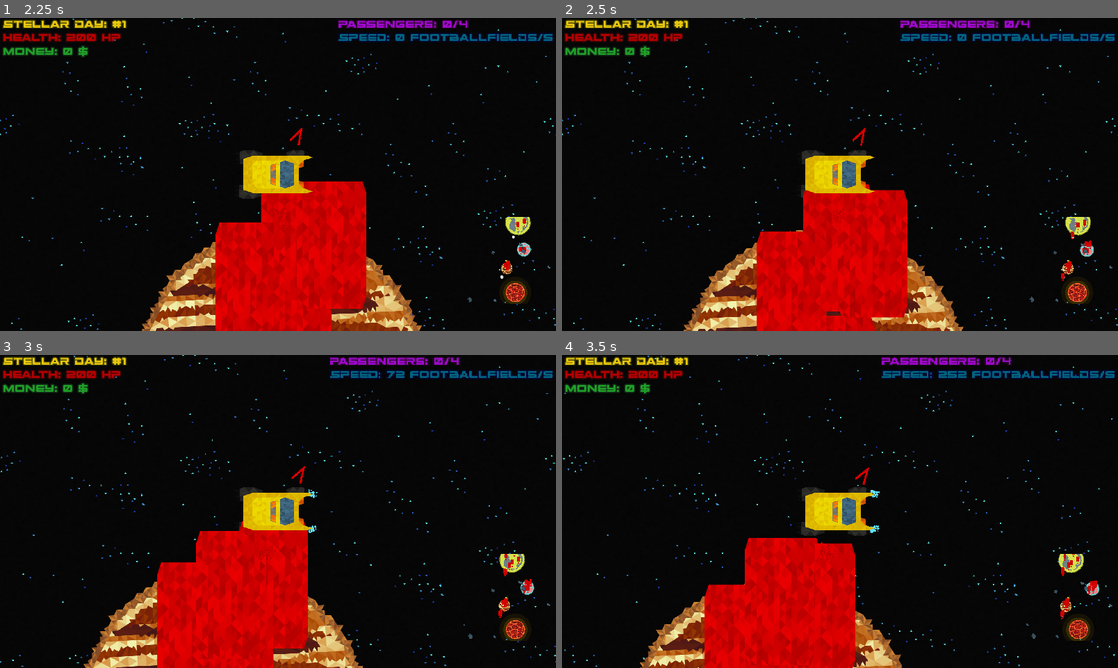
Above: before the commit, frames 1-4 (two rows, left to right).
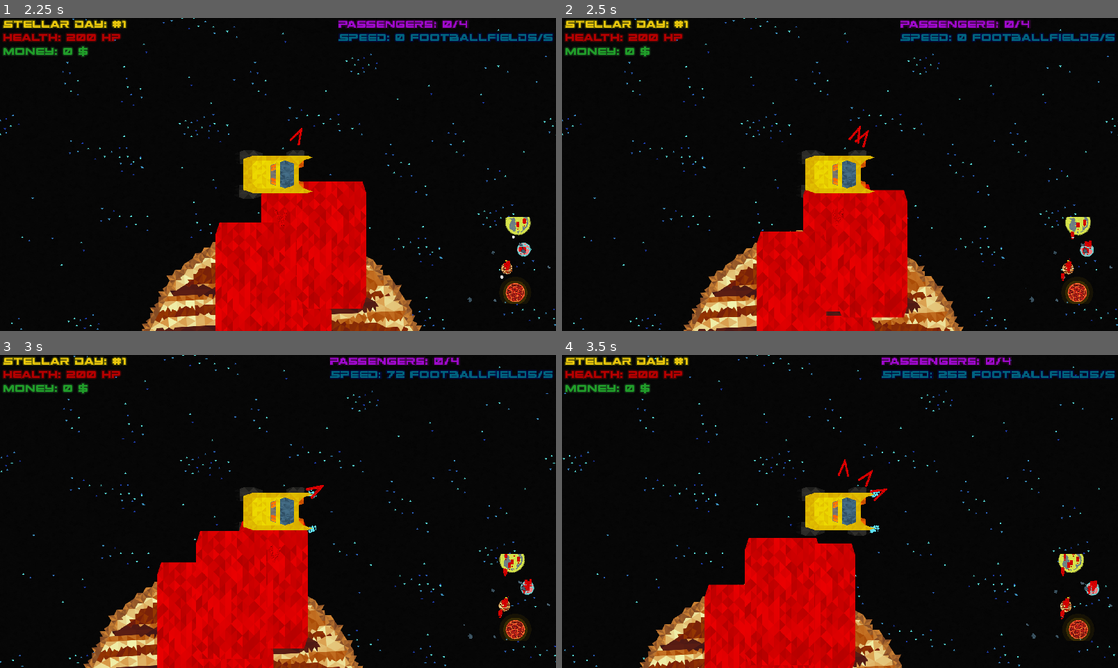
Above: after the commit, the same moments.

Repository: game-jam-team-gut/void-taxi
Game: Godot game, scene res://MainMenu.tscn
The game is run twice, just before and just after one commit, with the same random seed, the same clock (stepped at 60 frames per second) and the same inputs.
Inputs:
- Up to frame 1 (2.25 s): click "Play" at 0.5 s; click "Play" at 1.25 s; hold Right (ui_right) from 2.03 s (still down); hold P from 2.03 s (still down)
- Up to frame 2 (2.5 s): keep holding Right (ui_right); keep holding P
- Up to frame 3 (3 s): release Right (ui_right) at 2.78 s; release P at 2.78 s; hold Down (ui_down) from 2.78 s (still down); tap P at 2.85 s
- Up to frame 4 (3.5 s): keep holding Down (ui_down)

Frame 1 is identical in both runs. In frame 2, 0.1% of the frame differs, in the area x 49-92%, y 34-78%; in frame 3, 0.1%; in frame 4, 0.2%, in the area x 46-92%, y 33-78%.

Commit message:
Add signal from timer to arrow manager

Diff:
--- a/Void/Taxi.tscn
+++ b/Void/Taxi.tscn
@@ -347,9 +347,10 @@
 scale = Vector2( 0.2, 0.2 )
 texture = ExtResource( 11 )
 script = ExtResource( 12 )
+[connection signal="timeout" from="ArrowToPickupPointsManager/ArrowCleanTimer" to="ArrowToPickupPointsManager" method="_on_ArrowCleanTimer_timeout"]
+[connection signal="timeout" from="DayCycleSystem/Timer" to="CanvasLayer/HBoxContainer/VBoxContainer/HBoxContainer3/Rent" method="_on_Timer_timeout"]
 [connection signal="timeout" from="DayCycleSystem/Timer" to="CanvasLayer/HBoxContainer3" method="_on_Timer_timeout"]
 [connection signal="timeout" from="DayCycleSystem/Timer" to="DayCycleSystem" method="_on_Timer_timeout"]
-[connection signal="timeout" from="DayCycleSystem/Timer" to="CanvasLayer/HBoxContainer/VBoxContainer/HBoxContainer3/Rent" method="_on_Timer_timeout"]
 [connection signal="area_entered" from="PassengerDetector" to="PassengerSystem" method="_on_PassengerDetector_area_entered"]
 [connection signal="area_entered" from="BurningDetector" to="BurnManager" method="_on_BurningDetector_area_entered"]
 [connection signal="area_exited" from="BurningDetector" to="BurnManager" method="_on_BurningDetector_area_exited"]
